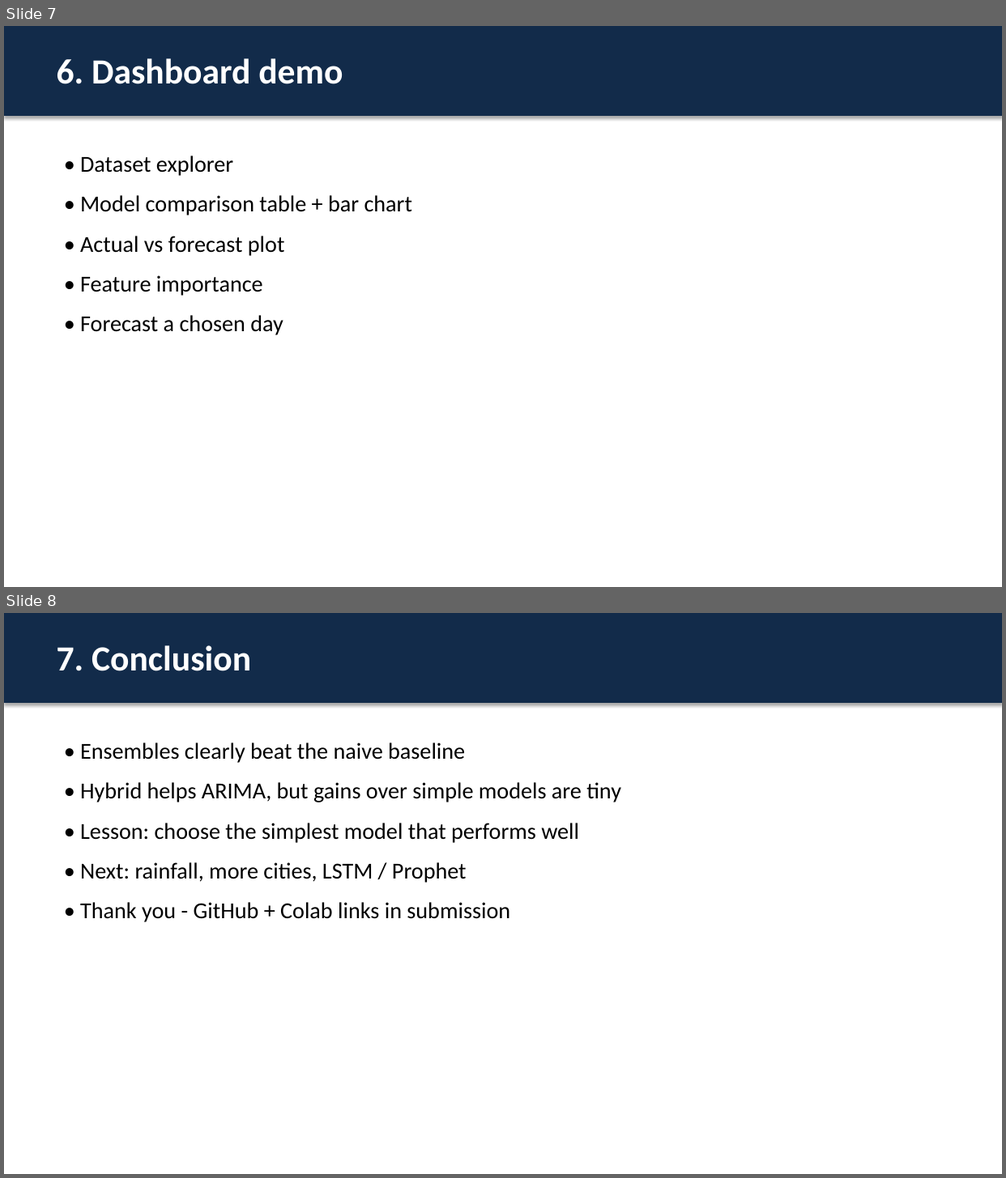
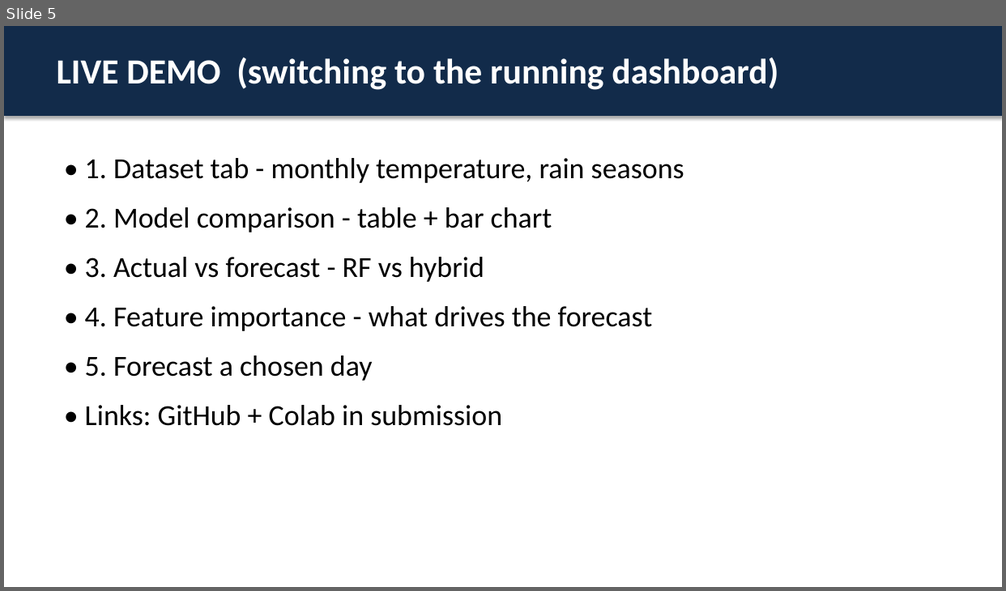
Before and after one commit to Dimashi2002/ensemble-learning-dashboard-lk, a slide deck: slides/Presentation.pptx. Shown one above the other, each under a label of ours: slides 7 and 8 before the commit, slide 5 after it. The pictures are 1006x1178 and 1006x591 pixels, drawn with LibreOffice and Linux fonts; fonts in the diff are those of the drawing. Boxes give left, top, right and bottom in pixels: in the first picture for what was removed or moved away, otherwise in the second. Text is boxed around its words. In the diff, an @@ line names an element or a change of style, - is before the commit and + after.

```diff
--- a/slides/Presentation.pptx
+++ b/slides/Presentation.pptx
@@ slide 8 removed at [4,613,1002,1174], background #FFFFFF @@
@@ rectangle removed at [4,613,1002,703] @@
@@ text removed at [57,645,251,671] @@
-7. Conclusion
@@ text removed at [80,743,621,922] @@
-• Ensembles clearly beat the naive baseline
-• Hybrid helps ARIMA, but gains over simple models are tiny
-• Lesson: choose the simplest model that performs well
-• Next: rainfall, more cities, LSTM / Prophet
-• Thank you - GitHub + Colab links in submission
@@ what was slide 7 is now slide 5 @@
@@ slide 5 changed as well @@
@@ text at [57,58,778,90]: text changed @@
-6. Dashboard demo
+LIVE DEMO (switching to the running dashboard)
@@ text at [85,158,684,426]: text changed; size 22 to 28 pt @@
-• Dataset explorer
-• Model comparison table + bar chart
-• Actual vs forecast plot
-• Feature importance
-• Forecast a chosen day
+• 1. Dataset tab - monthly temperature, rain seasons
+• 2. Model comparison - table + bar chart
+• 3. Actual vs forecast - RF vs hybrid
+• 4. Feature importance - what drives the forecast
+• 5. Forecast a chosen day
+• Links: GitHub + Colab in submission
```
Also in this commit, not shown: 4 other slides changed, 2 other slides removed, 2 other files.
